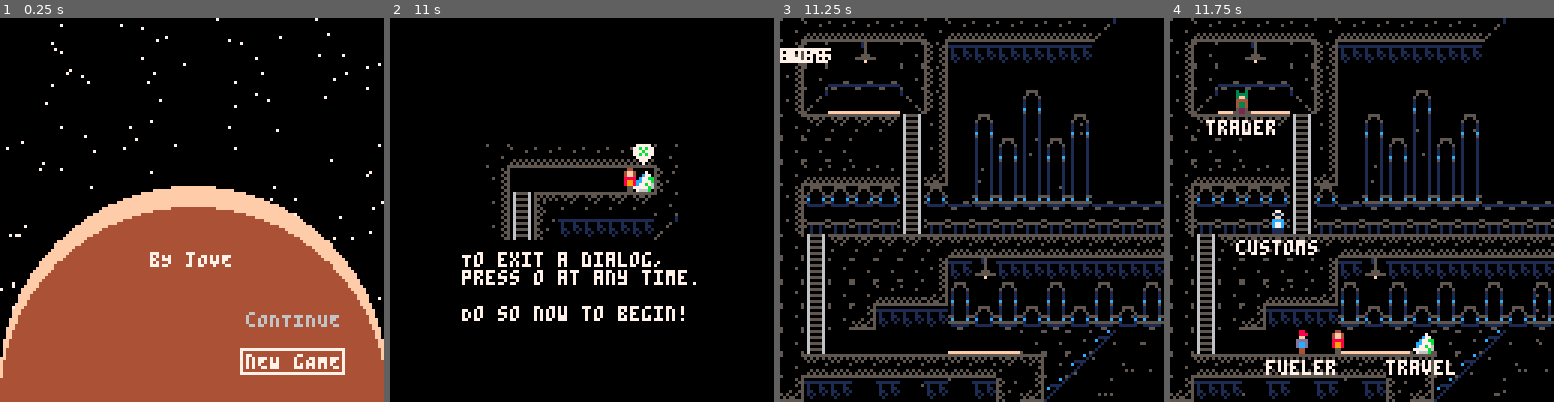
Above: before the commit, frames 1-4 (left to right).
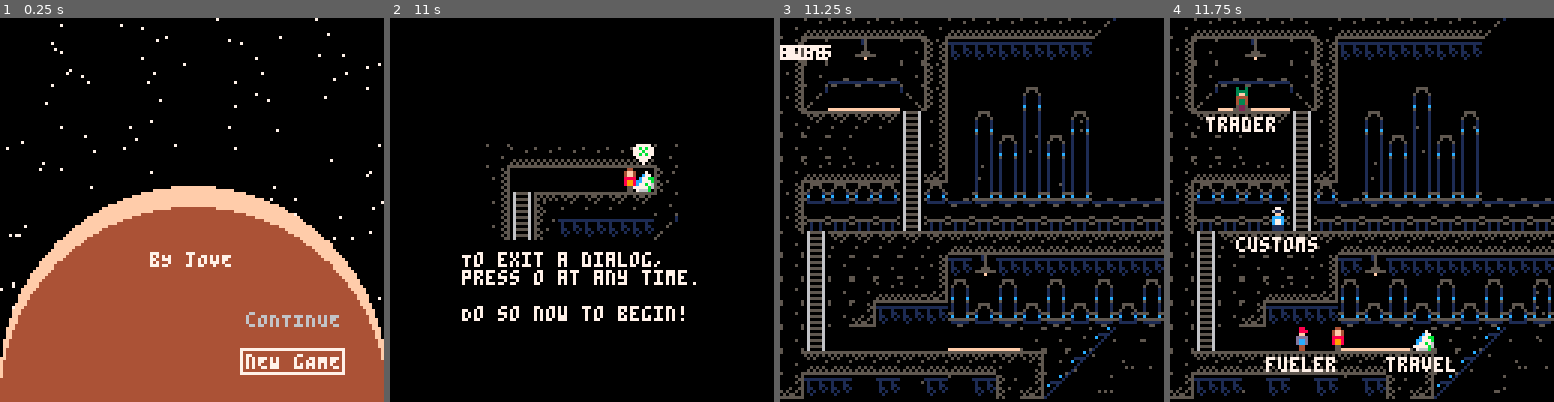
Above: after the commit, the same moments.

Repository: Sewerbird/ByJove
Game: PICO-8 cartridge byjove.p8
The game is run twice, just before and just after one commit, with the same random seed, the same clock (stepped at 60 frames per second) and the same inputs.
Inputs:
- Up to frame 1 (0.25 s): no input
- Up to frame 2 (11 s): tap O (Z key) at 0.33, 1.07, 2.22, 3.72, 5.22, 6.72, 8.22, 9.72 s; tap Down at 0.7 s; tap X (X key) at 1.43, 2.07, 2.82, 3.57, 4.32, 5.07, 5.82, 6.57, 7.32, 8.07, 8.82, 9.57, 10.32 s; hold Up 1.97-2.63 s; hold Right 2.68-3.02 s; hold Down 3.07-3.73 s; hold Left 3.78-4.12 s; hold Up 4.17-4.5 s; hold Left 4.55-5.05 s; hold Right 5.1-5.93 s; hold Up 5.98-6.65 s; hold Right 6.7-7.03 s; hold Down 7.08-7.75 s; hold Left 7.8-8.13 s; hold Up 8.18-8.52 s; hold Left 8.57-9.07 s; hold Right 9.12-9.95 s; hold Up 10-10.67 s; hold Right from 10.72 s (still down)
- Up to frame 3 (11.25 s): release Right at 11.05 s; tap X (X key) at 11.07 s; hold Down from 11.1 s (still down); tap O (Z key) at 11.22 s
- Up to frame 4 (11.75 s): keep holding Down

Frames 1-2 are identical in both runs. In frame 3, 27% of the frame differs, in the area x 0-100%, y 0-100%; in frame 4, 28%.

Commit message:
define_splats and squish the library

Diff:
--- a/lib.lua
+++ b/lib.lua
@@ -4,10 +4,6 @@
 
 function mod(num,range)
   return num-flr(num/range)*range
-end
-
-function round(num)
-  return(num-flr(num)>=0.5)and ceil(num) or flr(num)
 end
 
 function dsto(a,b)
@@ -24,16 +20,14 @@
   return not(a.x+a.w<b.x or b.x+b.w<a.x or a.y+a.h<b.y or b.y+b.h<a.y)
 end
 
+function fmget(x,y,f)
+  return fget(mget(x,y),f)
+end
+
 function cmap(o)
-  local x1=o.x/8
-  local y1=o.y/8
-  local x2=(o.x+7)/8
-  local y2=(o.y+7)/8
-  local a=fget(mget(x1,y1),0)
-  local b=fget(mget(x1,y2),0)
-  local c=fget(mget(x2,y2),0)
-  local d=fget(mget(x2,y1),0)
-  return a or b or c or d
+  local x1,x2=o.x/8,(o.x+7)/8
+  local y1,y2=o.y/8,(o.y+7)/8
+  return fmget(x1,y1,0) or fmget(x1,y2,0) or fmget(x2,y2,0) or fmget(x2,y1,0)
 end
 
 -- Gamestate Support
@@ -61,9 +55,7 @@
 
 function check_end_conditions()
   local end_condition = nil
-  --if player can't afford to get into a station
   if gs.player.business.balance < customs_amount then
-    --and player is locked out
     if gs.customs.is_blocking then
       printh("Player has lost via lockout")
       end_condition = "Refugee"
@@ -77,10 +69,6 @@
     gs.cs = "victory_scene"
   end
   return end_condition
-end
-
-function calculate_fuel_need(start,finish)
-  return gs[start].fuel_cost[finish]
 end
 
 function load_station(destination)
@@ -104,6 +92,67 @@
   gs.starport = starport_scene(destination)
 end
 
+function buy_from_trader_action(trader_tag,good)
+  return function(me)
+    local amount = btn(1) and 5 or 1
+    printh("I can buy "..gs['player'].business.fuel_tank_free..' units of fuel')
+    if good == 'fuel'
+      and gs['player'].business.balance > gs[trader_tag].business[good].sell_price * amount / 1000
+      and gs['player'].business.fuel_tank_free >= trade_good_info[good].bulk * amount
+      and gs[trader_tag].business[good].stock >= amount then
+      gs['player'].business.fuel_tank_used += amount*trade_good_info[good].bulk
+      gs['player'].business.fuel_tank_free -= amount*trade_good_info[good].bulk
+      gs['player'].business.balance -= gs[trader_tag].business[good].sell_price * amount / 1000
+      gs[trader_tag].business[good].stock -= amount
+      reevaluate_price(trader_tag,good)
+      gs[gs.cs].trading = trading_interface(trader_tag,'buy_'..good)
+      sfx(34)
+    elseif good ~= 'fuel'
+      and gs['player'].business.balance > gs[trader_tag].business[good].sell_price * amount / 1000
+      and gs['player'].business.cargo_free >= trade_good_info[good].bulk * amount
+      and gs[trader_tag].business[good].stock >= amount then
+      gs['player'].business[good].stock += amount
+      gs['player'].business.cargo_free -= amount*trade_good_info[good].bulk
+      gs['player'].business.cargo_used += amount*trade_good_info[good].bulk
+      gs['player'].business.balance -= gs[trader_tag].business[good].sell_price * amount / 1000
+      gs[trader_tag].business[good].stock -= amount
+      reevaluate_price(trader_tag,good)
+      gs[gs.cs].trading = trading_interface(trader_tag,'buy_'..good)
+      sfx(34)
+    else
+      sfx(32)
+      printh("Not enough stock, space, and/or money")
+    end
+  end
+end
+
+function sell_to_trader_action(trader_tag,good)
+  return function(me)
+    local amount = btn(0) and 5 or 1
+    if good == 'fuel' and gs['player'].business.fuel_tank_used >= amount then
+      gs['player'].business.fuel.stock -= amount
+      gs['player'].business.fuel_tank_free += amount*trade_good_info[good].bulk
+      gs['player'].business.fuel_tank_used -= amount*trade_good_info[good].bulk
+      gs['player'].business.balance += gs[trader_tag].business[good].buy_price * amount / 1000
+      gs[trader_tag].business[good].stock += amount
+      reevaluate_price(trader_tag,good)
+      gs[gs.cs].trading = trading_interface(trader_tag,'sell_'..good)
+      sfx(33)
+    elseif good ~= 'fuel' and gs['player'].business[good].stock >= amount then
+      gs['player'].business[good].stock -= amount
+      gs['player'].business.cargo_free += amount*trade_good_info[good].bulk
+      gs['player'].business.cargo_used -= amount*trade_good_info[good].bulk
+      gs['player'].business.balance += gs[trader_tag].business[good].buy_price * amount / 1000
+      gs[trader_tag].business[good].stock += amount
+      reevaluate_price(trader_tag,good)
+      gs[gs.cs].trading = trading_interface(trader_tag,'sell_'..good)
+      sfx(33)
+    else
+      sfx(32)
+      printh("Not enough stock")
+    end
+  end
+end
 
 -- UI Support
 function scene()
@@ -232,3 +281,11 @@
   end
   return me
 end
+
+function define_splats(mapping)
+  local splats = {}
+  for k,v in pairs(mapping) do
+    splats[k] = splat(k,v)
+  end
+  return splats
+end
--- a/ui.lua
+++ b/ui.lua
@@ -5,23 +5,16 @@
   local l_x = 32
   local t_y = 32
   local c_x = 64
-  local fuel_need = calculate_fuel_need(here,destination)
+  local fuel_need = gs[start].fuel_cost[finish]
   local trip_time = fuel_need/6
   local has_the_fuel =gs['player'].business.fuel_tank_used >= fuel_need
   slf._current_splat= has_the_fuel and 'ok_button' or 'cancel_button'
   slf._splat = splat('background',{ x=l_x,y=t_y,w=w,h=h,c_b=13,c_f=1 })
-  slf._splats = {
-    header = splat('header',{
-      x=c_x-32,y=t_y-10,w=30,h=10,text="Travel?",c_b=13,c_f=1,t_center=true,
-    }),
-    explain = splat('explain',{
-      x=c_x-32,y=t_y,at_x=2,at_y=2,w=w,text = "Travelling to\n"..destination.."\nFuel needed:"..fuel_need.."\nDays: "..flr(trip_time).." days",h=h,c_b=13,
-    }),
-    no_fuel = splat('no_fuel',{
-      hidden=has_the_fuel,x=c_x,y=t_y+h/2,text="Not enough fuel",c_t=8,t_center=true
-    }),
-    ok_button = splat('ok_button',{
-      right = 'cancel_button', x=c_x-32,y=t_y+h,w=30,h=10,text="okay",c_b=13,c_f=1,active=has_the_fuel,hidden=not has_the_fuel,t_center=true,
+  slf._splats = define_splats({
+    header = { x=c_x-32,y=t_y-10,w=30,h=10,text="Travel?",c_b=13,c_f=1,t_center=true, },
+    explain = { x=c_x-32,y=t_y,at_x=2,at_y=2,w=w,text = "Travelling to\n"..destination.."\nFuel needed:"..fuel_need.."\nDays: "..flr(trip_time).." days",h=h,c_b=13, },
+    no_fuel = { hidden=has_the_fuel,x=c_x,y=t_y+h/2,text="Not enough fuel",c_t=8,t_center=true },
+    ok_button = { right = 'cancel_button', x=c_x-32,y=t_y+h,w=30,h=10,text="okay",c_b=13,c_f=1,active=has_the_fuel,hidden=not has_the_fuel,t_center=true,
       execute = function()
         sfx(38)
         gs[gs.cs]:pop_interface(2) --pop dialog and map interface
@@ -30,15 +23,14 @@
         gs['player'].business.fuel_tank_free += fuel_need
         load_station(destination)
       end
-    }),
-    cancel_button = splat('cancel_button',{
-      left = 'ok_button', x=c_x+2,y=t_y+h,w=30,h=10,text="cancel",c_b=13,c_f=1,t_center=true,active=not has_the_fuel,
+    },
+    cancel_button = { left = 'ok_button', x=c_x+2,y=t_y+h,w=30,h=10,text="cancel",c_b=13,c_f=1,t_center=true,active=not has_the_fuel,
       execute = function()
         sfx(37)
         gs[gs.cs]:pop_interface()
       end
-    })
-  }
+    }
+  })
   return slf
 end
 
@@ -54,6 +46,7 @@
   slf._current_splat='planet_'..gs[current_station].planet
   printh("current splat in travelling interface is " .. slf._current_splat)
   slf.draw = function(me)
+    camera(0,0)
     cls()
     srand(ticker)
     for v in all(stars) do
@@ -79,17 +72,13 @@
   end
   local station = gs[gs[gs.cs].current_station]
   local planet = planets[station.planet]
-  local io = planets.io
-  local europa = planets.europa
-  local ganymede = planets.ganymede
-  local callisto = planets.callisto
-  slf._splats = {
-    planet_io = splat('planet_io',{s_circle=true,r=10,down="planet_europa",x=io.x,y=io.y,sprite=planets['io'].sprite_id,text='io',t_center=true,at_y=12,s_w=2,s_h=2,c_ba=12,w=16,h=16,execute=ask_travel('station_io')}),
-    planet_europa = splat('planet_europa',{s_circle=true,r=10,down="planet_ganymede",up="planet_io",x=europa.x,y=europa.y,sprite=planets['europa'].sprite_id,text='europa',t_center=true,at_y=12,s_w=2,s_h=2,c_ba=12,w=16,h=16,execute=ask_travel('station_europa')}),
-    planet_ganymede = splat('planet_ganymede',{s_circle=true,r=10,up="planet_europa",down="planet_callisto",x=ganymede.x,y=ganymede.y,sprite=planets['ganymede'].sprite_id,text='ganymede',t_center=true,at_y=12,s_w=2,s_h=2,c_ba=12,w=16,h=16,execute=ask_travel('station_ganymede')}),
-    planet_callisto = splat('planet_callisto',{s_circle=true,r=10,up="planet_ganymede",x=callisto.x,y=callisto.y,sprite=planets['callisto'].sprite_id,text='callisto',t_center=true,at_y=12,s_w=2,s_h=2,c_ba=12,w=16,h=16,execute=ask_travel('station_callisto')}),
-    ur_here = splat('ur_here',{sprite=112,x=planet.x+20,y=planet.y+8,at_x=10,at_y=8,c_t=11,text="yOU ARE\nhERE"})
-  }
+  slf._splats = define_splats({
+    planet_io = {s_circle=true,r=10,down="planet_europa",x=planets.io.x,y=planets.io.y,sprite=planets.io.sprite_id,text='io',t_center=true,at_y=12,s_w=2,s_h=2,c_ba=12,w=16,h=16,execute=ask_travel('station_io')},
+    planet_europa = {s_circle=true,r=10,down="planet_ganymede",up="planet_io",x=planets.europa.x,y=planets.europa.y,sprite=planets.europa.sprite_id,text='europa',t_center=true,at_y=12,s_w=2,s_h=2,c_ba=12,w=16,h=16,execute=ask_travel('station_europa')},
+    planet_ganymede = {s_circle=true,r=10,up="planet_europa",down="planet_callisto",x=planets.ganymede.x,y=planets.ganymede.y,sprite=planets.ganymede.sprite_id,text='ganymede',t_center=true,at_y=12,s_w=2,s_h=2,c_ba=12,w=16,h=16,execute=ask_travel('station_ganymede')},
+    planet_callisto = {s_circle=true,r=10,up="planet_ganymede",x=planets.callisto.x,y=planets.callisto.y,sprite=planets.callisto.sprite_id,text='callisto',t_center=true,at_y=12,s_w=2,s_h=2,c_ba=12,w=16,h=16,execute=ask_travel('station_callisto')},
+    ur_here = {sprite=112,x=planet.x+20,y=planet.y+8,at_x=10,at_y=8,c_t=11,text="yOU ARE\nhERE"},
+  })
   slf._splats[slf._current_splat].active = true
   return slf
 end
@@ -101,9 +90,9 @@
   local slf = interface()
   local w = 90
   local h = 50
+  local c_x = 64+uix
   local l_x = 64-w/2
-  local t_y = 64-h/2
-  local c_x = 64
+  local t_y = 64-h/2+uiy
   local my_trade_goods = {}
   for good in all(trade_goods) do
     if gs[trader_tag].business[good] ~= nil then
@@ -116,114 +105,39 @@
       sfx(37)
     end
   end
-  slf._splats = {}
-  slf._splat = splat('trading_interface',{x=uix+l_x-2,y=uiy+t_y,w=w,h=h,c_f=1,c_b=13})
   local i = 1
-  slf._splats['nameplate'] = splat('nameplate', {
-    x=uix+l_x,y=uiy+t_y-10,w=40,h=9,t_center=true,text="Trade",c_b=13,c_f=1,c_t=11
-  })
-  slf._splats['them_header'] = splat('them_header',{
-    x=uix+l_x,y=uiy+t_y,w=20,h=9,text="them",t_center=true,c_t=9
-  })
-  slf._splats['sell_header'] = splat('sell_header',{
-    x=uix+l_x+20,y=uiy+t_y,w=20,h=9,text="sell",t_center=true,c_t=11
-  })
-  slf._splats['buy_header'] = splat('buy_header',{
-    x=uix+l_x+50,y=uiy+t_y,w=20,h=9,text="buy",t_center=true,c_t=8
-  })
-  slf._splats['ship_header'] = splat('ship_header',{
-    x=uix+l_x+70,y=uiy+t_y,w=20,h=9,text="ship",t_center=true,c_t=9
-  })
-  slf._splats['wallet_balance'] = splat('wallet_balance', {
-    x=uix+c_x,y=uiy+t_y+h,w=40,h=9,t_center=true,text="$"..flr(player_business.balance*1000),c_b=13,c_f=1,c_t=11
-  })
-  slf._splats['tonnage_balance'] = splat('tonnage_balance', {
-    x=uix+c_x,y=uiy+t_y+h+10,w=40,h=9,t_center=true,text=""..player_business.cargo_used.."/"..player_business.cargo_space.."t",c_b=13,c_f=1,c_t=11
+  slf._splat = splat('trading_interface',{x=l_x-2,y=t_y,w=w,h=h,c_f=1,c_b=13})
+  slf._splats = define_splats({
+    nameplate = { x=l_x,y=t_y-10,w=40,h=9,t_center=true,text="Trade",c_b=13,c_f=1,c_t=11 },
+    them_header = { x=l_x,y=t_y,w=20,h=9,text="them",t_center=true,c_t=9 },
+    sell_header = { x=l_x+20,y=t_y,w=20,h=9,text="sell",t_center=true,c_t=11 },
+    buy_header = { x=l_x+50,y=t_y,w=20,h=9,text="buy",t_center=true,c_t=8 },
+    ship_header = { x=l_x+70,y=t_y,w=20,h=9,text="ship",t_center=true,c_t=9 },
+    wallet_balance = { x=c_x,y=t_y+h,w=40,h=9,t_center=true,text="$"..flr(player_business.balance*1000),c_b=13,c_f=1,c_t=11 },
+    tonnage_balance = { x=c_x,y=t_y+h+10,w=40,h=9,t_center=true,text=""..player_business.cargo_used.."/"..player_business.cargo_space.."t",c_b=13,c_f=1,c_t=11 },
   })
   for good in all(my_trade_goods) do
     reevaluate_price(trader_tag,good)
     slf._splats['them_'..good] = splat('them_'..good,
-    {x=uix+l_x,y=uiy+t_y+i*10,w=20,h=9,text=""..trader_business[good].stock,t_center=true
+    {x=l_x,y=t_y+i*10,w=20,h=9,text=""..trader_business[good].stock,t_center=true
     })
     slf._splats['sell_'..good] = splat('sell_'..good,
-      {x=uix+l_x+20,y=uiy+t_y+i*10,w=20,h=9,c_ba=7,
+      {x=l_x+20,y=t_y+i*10,w=20,h=9,c_ba=7,
       text="$"..flr(trader_business[good].buy_price),t_center=true,active=("sell_"..good)==slf._current_splat,
-      execute=function(me)
-        local amount = btn(0) and 5 or 1
-        if good == 'fuel' and gs['player'].business.fuel_tank_used >= amount then
-          gs['player'].business.fuel.stock -= amount
-          gs['player'].business.fuel_tank_free += amount*trade_good_info[good].bulk
-          gs['player'].business.fuel_tank_used -= amount*trade_good_info[good].bulk
-          gs['player'].business.balance += gs[trader_tag].business[good].buy_price * amount / 1000
-          gs[trader_tag].business[good].stock += amount
-          reevaluate_price(trader_tag,good)
-          gs[gs.cs].trading = trading_interface(trader_tag,slf._current_splat)
-          sfx(33)
-        elseif good ~= 'fuel' and gs['player'].business[good].stock >= amount then
-          gs['player'].business[good].stock -= amount
-          gs['player'].business.cargo_free += amount*trade_good_info[good].bulk
-          gs['player'].business.cargo_used -= amount*trade_good_info[good].bulk
-          gs['player'].business.balance += gs[trader_tag].business[good].buy_price * amount / 1000
-          gs[trader_tag].business[good].stock += amount
-          reevaluate_price(trader_tag,good)
-          gs[gs.cs].trading = trading_interface(trader_tag,slf._current_splat)
-          sfx(33)
-        else
-          sfx(32)
-          printh("Not enough stock")
-        end
-      end
-      })
+      right='buy_'..my_trade_goods[i],up=i>1 and 'sell_'..my_trade_goods[i-1] or nil, down=i<#my_trade_goods and 'sell_'..my_trade_goods[i+1] or nil,
+      execute=sell_to_trader_action(trader_tag,good)})
     slf._splats['tag_'..good] = splat('tag_'..good,
-    {x=uix+l_x+40,y=uiy+t_y+i*10,w=10,h=9,sprite=trade_good_info[good].sprite_id
+    {x=l_x+40,y=t_y+i*10,w=10,h=9,sprite=trade_good_info[good].sprite_id
     })
     slf._splats['buy_'..good] = splat('buy_'..good,
-      {x=uix+l_x+50,y=uiy+t_y+i*10,w=20,h=9,c_ba=7,
+      {x=l_x+50,y=t_y+i*10,w=20,h=9,c_ba=7,
       text="$"..flr(trader_business[good].sell_price),t_center=true,active=("buy_"..good)==slf._current_splat,
-      execute=function(me)
-        local amount = btn(1) and 5 or 1
-        printh("I can buy "..gs['player'].business.fuel_tank_free..' units of fuel')
-        if good == 'fuel'
-          and gs['player'].business.balance > gs[trader_tag].business[good].sell_price * amount / 1000
-          and gs['player'].business.fuel_tank_free >= trade_good_info[good].bulk * amount
-          and gs[trader_tag].business[good].stock >= amount then
-          gs['player'].business.fuel_tank_used += amount*trade_good_info[good].bulk
-          gs['player'].business.fuel_tank_free -= amount*trade_good_info[good].bulk
-          gs['player'].business.balance -= gs[trader_tag].business[good].sell_price * amount / 1000
-          gs[trader_tag].business[good].stock -= amount
-          reevaluate_price(trader_tag,good)
-          gs[gs.cs].trading = trading_interface(trader_tag,slf._current_splat)
-          sfx(34)
-        elseif good ~= 'fuel'
-          and gs['player'].business.balance > gs[trader_tag].business[good].sell_price * amount / 1000
-          and gs['player'].business.cargo_free >= trade_good_info[good].bulk * amount
-          and gs[trader_tag].business[good].stock >= amount then
-          gs['player'].business[good].stock += amount
-          gs['player'].business.cargo_free -= amount*trade_good_info[good].bulk
-          gs['player'].business.cargo_used += amount*trade_good_info[good].bulk
-          gs['player'].business.balance -= gs[trader_tag].business[good].sell_price * amount / 1000
-          gs[trader_tag].business[good].stock -= amount
-          reevaluate_price(trader_tag,good)
-          gs[gs.cs].trading = trading_interface(trader_tag,slf._current_splat)
-          sfx(34)
-        else
-          sfx(32)
-          printh("Not enough stock, space, and/or money")
-        end
-      end})
+      left='sell_'..my_trade_goods[i],up=i>1 and 'buy_'..my_trade_goods[i-1] or nil, down=i<#my_trade_goods and 'buy_'..my_trade_goods[i+1] or nil,
+      execute=buy_from_trader_action(trader_tag,good)
+    })
     slf._splats['amt_'..good] = splat('amt_'..good,
-    {x=uix+l_x+70,y=uiy+t_y+i*10,w=20,h=9,text=good=='fuel' and ""..gs['player'].business.fuel_tank_used or ""..player_business[good].stock,t_center=true
+    {x=l_x+70,y=t_y+i*10,w=20,h=9,text=good=='fuel' and ""..gs['player'].business.fuel_tank_used or ""..player_business[good].stock,t_center=true
     })
-    slf._splats['buy_'..good].left='sell_'..my_trade_goods[i]
-    slf._splats['sell_'..good].right='buy_'..my_trade_goods[i]
-    if i > 1 then
-      slf._splats['buy_'..good].up='buy_'..my_trade_goods[i-1]
-      slf._splats['sell_'..good].up='sell_'..my_trade_goods[i-1]
-    end
-    if i < #my_trade_goods then
-      slf._splats['buy_'..good].down='buy_'..my_trade_goods[i+1]
-      slf._splats['sell_'..good].down='sell_'..my_trade_goods[i+1]
-    end
     i+=1
   end
   return slf
@@ -233,11 +147,9 @@
   -- A talk dialog
   local slf = interface()
   local player_business = gs['player'].business
-  slf._current_splat='pay_customs'
-  slf._splat = nil
   local prompt = ""
   if gs['customs'].is_blocking then
-    if player_business.balance >= 0.1 then
+    if player_business.balance >= 0.1 then --k$
       prompt = "tHERE IS A \nDOCKING FEE\nTO ENTER THE\nSTARPORT.\n\nIT IS 100$"
     else
       prompt = "yOU DON'T SEEM\nTO BE ABLE\nTO AFFORD\nTHE DOCKING\nFEE of $100"
@@ -245,13 +157,12 @@
   else
     prompt = "yOU ARE FREE \nTO PASS.\n\ncARRY ON,\nCITIZEN"
   end
-  slf._splats = {
-    ['text_area']=splat('text_area',{text=prompt,at_x=2,at_y=2,x=30+uix,y=30+uiy,w=64,h=64,c_f=1,c_b=13}),
-    ['pay_customs']= splat('pay_customs',{x=62+uix,y=uiy+30+64-11+uix,a_x=20,w=40,h=9,c_f=1,c_b=13,text="ok",t_center=true,active=true}),
-    ['wallet'] = splat('wallet_balance', {
-      x=64+uix,y=94+uiy,w=20,h=9,t_center=true,text="$"..(player_business.balance*1000),c_b=13,c_f=1,c_t=11
-    })
-  }
+  slf._current_splat='pay_customs'
+  slf._splat = splat('text_area', {text=prompt,at_x=2,at_y=2,x=30+uix,y=30+uiy,w=64,h=64,c_f=1,c_b=13})
+  slf._splats = define_splats({
+    pay_customs= {x=62+uix,y=uiy+94-11,a_x=20,w=40,h=9,c_f=1,c_b=13,text="ok",t_center=true,active=true},
+    wallet= { x=64+uix,y=94+uiy,w=20,h=9,t_center=true,text="$"..(player_business.balance*1000),c_b=13,c_f=1,c_t=11 },
+  })
   slf.update = function(me)
     if btnp(4) then
       sfx(37)
@@ -278,18 +189,16 @@
   --TODO the list of actors really needs to come from somewhere else...
   slf.actors = {'player','customs','trader','fueler','travel_console'}
   slf._splat = nil
-  slf._splats = {
-    ['player']= splat('player',{ref='player',w=8,h=8}),
-    ['customs']= splat('customs',{ref='customs',text='customs',t_center=true,at_y=8,w=8,h=8}),
-    ['trader']= splat('trader',{ref='trader',text='trader',t_center=true,at_y=8,w=8,h=8}),
-    ['fueler']= splat('fueler',{ref='fueler',text='fueler',t_center=true,at_y=8,w=8,h=8}),
-    ['travel_console']= splat('travel_console',{ref='travel_console',text='travel',t_center=true,at_y=8,w=8,h=8}),
-    ['a_prompt']= splat('a_prompt',{ref='a_prompt',t_center=true,a_y=8,w=8,h=8}),
-  }
+  slf._splats = define_splats({
+    player= {ref='player',w=8,h=8,t_center=true},
+    customs= {ref='customs',text='customs',t_center=true,at_y=8,w=8,h=8},
+    trader= {ref='trader',text='trader',t_center=true,at_y=8,w=8,h=8},
+    fueler= {ref='fueler',text='fueler',t_center=true,at_y=8,w=8,h=8},
+    travel_console= {ref='travel_console',text='travel',t_center=true,at_y=8,w=8,h=8},
+    a_prompt= {ref='a_prompt',t_center=true,a_y=8,w=8,h=8},
+  })
   slf.update = function(me)
     --Handle Motion
-    local x = gs['player'].x
-    local y = gs['player'].y
     local dx = 0
     local dy = 0
     if btn(0) then dx -= 1 end
@@ -392,6 +301,9 @@
   slf.current_station = station_tag
   -- Starport methods
   slf.draw = function(me)
+    uix = clamp(gs['player'].x-64,0,s.mx1*8-127)
+    uiy = clamp(gs['player'].y-64,0,s.my1*8-127)
+    camera(uix, uiy)
     srand(ticker)
     for v in all(stars) do
       circ(mod(ticker/10+v.x*255,s.mx1*8),sin(ticker/5000)*10+v.y*s.my1*8,0,5)
@@ -411,9 +323,6 @@
     elseif music_ticker == 1150 then
       music(8)
     end
-    uix = clamp(gs['player'].x-64,0,s.mx1*8-127)
-    uiy = clamp(gs['player'].y-64,0,s.my1*8-127)
-    camera(uix, uiy)
   end
   -- Player wandering a map, able to bump into walls and interact with Things
   slf.wandering = wandering_interface(s.mx0,s.my0)
@@ -426,15 +335,15 @@
   local slf = interface()
   slf._splat = nil
   slf._current_splat = "done"
-  slf._splats = {
-    done = splat("done", {x=70,y=10,text="bANKRUPT...",t_center=true}),
-    line_1 = splat("line_1", {x=70,y=26,text="unable to muster",t_center=true}),
-    line_2 = splat("line_2", {x=70,y=34,text="any funds from",t_center=true}),
-    line_3 = splat("line_3", {x=70,y=42,text="your coffers",t_center=true}),
-    line_4 = splat("line_4", {x=70,y=50,text="you find yourself",t_center=true}),
-    line_5 = splat("line_5", {x=70,y=58,text="unable to continue",t_center=true}),
-    line_7 = splat("line_7", {x=110,y=100,text="reset to try again",t_center=true})
-  }
+  slf._splats = define_splats({
+    done = {x=70,y=10,text="bANKRUPT...",t_center=true},
+    line_1 = {x=70,y=26,text="unable to muster",t_center=true},
+    line_2 = {x=70,y=34,text="any funds from",t_center=true},
+    line_3 = {x=70,y=42,text="your coffers",t_center=true},
+    line_4 = {x=70,y=50,text="you find yourself",t_center=true},
+    line_5 = {x=70,y=58,text="unable to continue",t_center=true},
+    line_7 = {x=110,y=100,text="reset to try again",t_center=true},
+  })
   slf.draw = function(me)
     srand(0)
     for i=0,300 do
@@ -464,16 +373,16 @@
   local slf = interface()
   slf._splat = nil
   slf._current_splat = "done"
-  slf._splats = {
-    done = splat("done", {x=40,y=20,text="yOU wON!",t_center=true}),
-    line_1 = splat("line_1", {x=40,y=36,text="having amassed",t_center=true}),
-    line_2 = splat("line_2", {x=40,y=44,text="$1,000,000",t_center=true}),
-    line_3 = splat("line_3", {x=40,y=52,text="you have proven",t_center=true}),
-    line_4 = splat("line_4", {x=40,y=60,text="your mettle",t_center=true}),
-    line_5 = splat("line_5", {x=40,y=68,text="as well as your",t_center=true}),
-    line_6 = splat("line_6", {x=40,y=76,text="profitability.",t_center=true}),
-    line_7 = splat("line_7", {x=100,y=100,text="congratuations!",t_center=true})
-  }
+  slf._splats = define_splats({
+    done = {x=40,y=20,text="yOU wON!",t_center=true},
+    line_1 = {x=40,y=36,text="having amassed",t_center=true},
+    line_2 = {x=40,y=44,text="$1,000,000",t_center=true},
+    line_3 = {x=40,y=52,text="you have proven",t_center=true},
+    line_4 = {x=40,y=60,text="your mettle",t_center=true},
+    line_5 = {x=40,y=68,text="as well as your",t_center=true},
+    line_6 = {x=40,y=76,text="profitability.",t_center=true},
+    line_7 = {x=100,y=100,text="congratuations!",t_center=true},
+  })
   slf.draw = function(me)
     srand(0)
     for i=0,300 do
@@ -577,14 +486,14 @@
   local slf = interface()
   slf._splat = nil
   slf._current_splat = "new_game"
-  slf._splats = {
-    subtitle = splat("subtitle", {x=64,y=80,text="bY jOVE",t_center=true}),
-    continue = splat("continue", {down="new_game",x=80,y=96,at_x=2,at_y=2,text="cONTINUE",w=34,h=8,c_ba=7,c_t=6}),
-    new_game = splat("new_game", {x=80,y=110,at_x=2,at_y=2,text="nEW gAME",w=34,h=8,c_ba=7,active=true, execute=function()
+  slf._splats = define_splats({
+    subtitle = {x=64,y=80,text="bY jOVE",t_center=true},
+    continue = {down="new_game",x=80,y=96,at_x=2,at_y=2,text="cONTINUE",w=34,h=8,c_ba=7,c_t=6},
+    new_game = {x=80,y=110,at_x=2,at_y=2,text="nEW gAME",w=34,h=8,c_ba=7,active=true, execute=function()
       gs.tutorial_scene = tutorial_scene()
       gs.cs = "tutorial_scene"
-    end}),
-  }
+    end}
+  })
   return slf
 end
 
